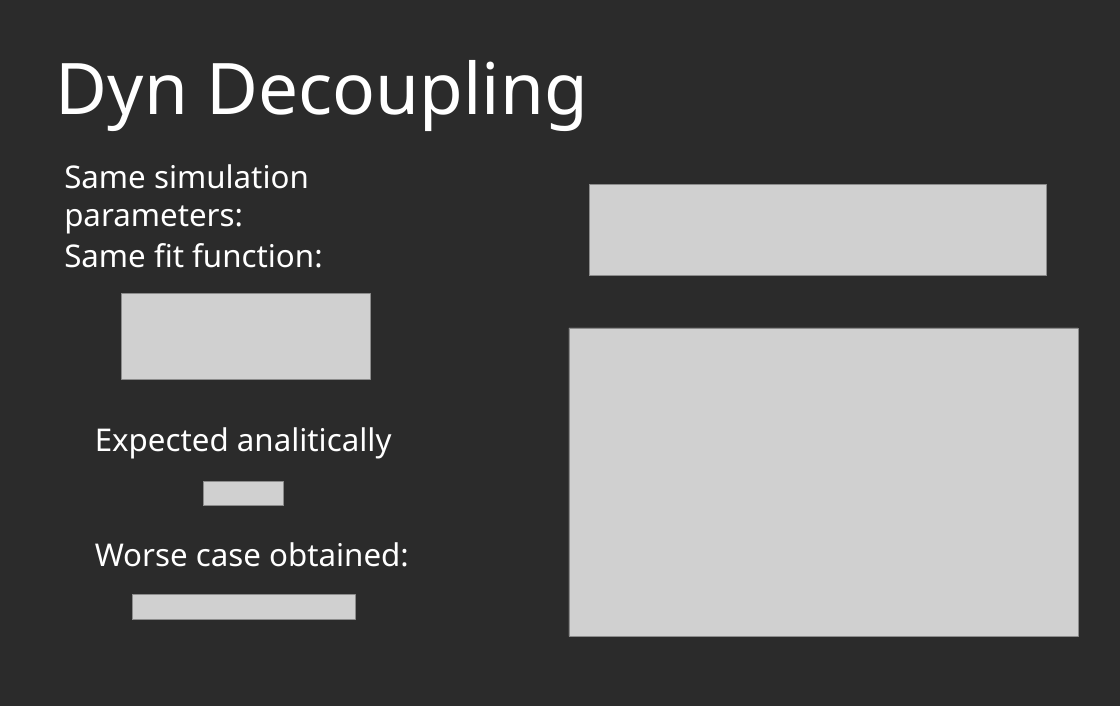
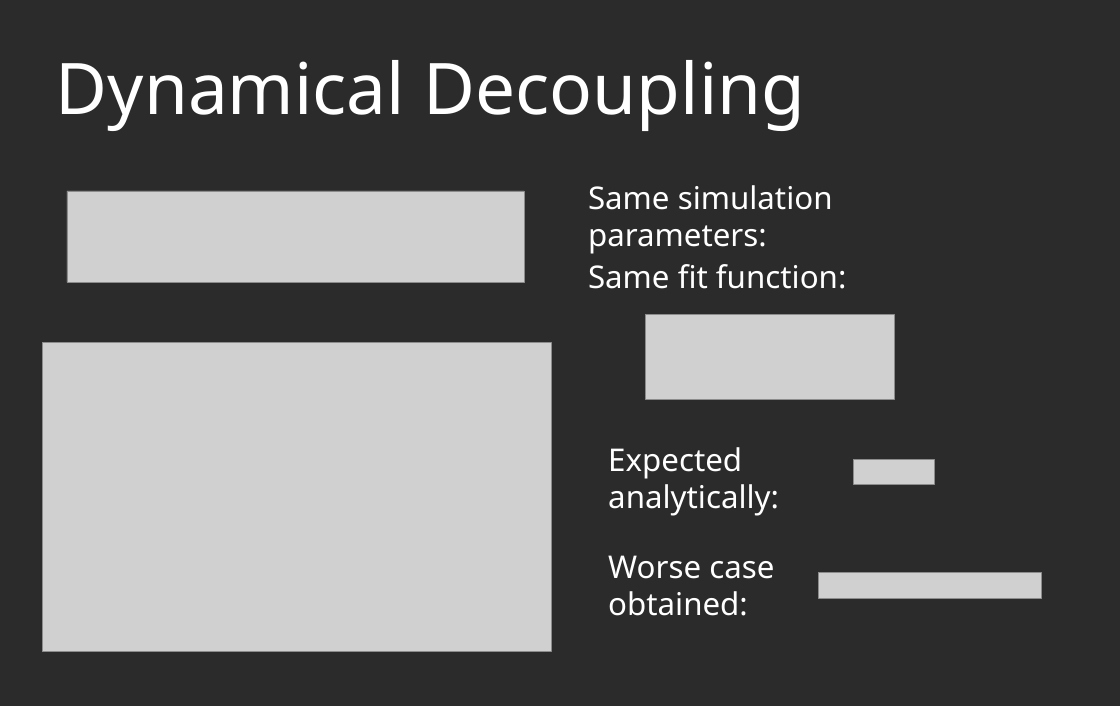
Before and after one commit to AGaliciaMartinez/Final-Project-Computational-Physics, a slide deck: slide 7 of presentation/NV_Carbons_presentation.odp. Drawn at 1120x706 pixels with LibreOffice and Linux fonts; fonts in the diff are those of the drawing; grey boxes stand for pictures; background and template pictures are left out; a plain dark background stands for a picture behind light text. Boxes give left, top, right and bottom in pixels: in the first picture for what was removed or moved away, otherwise in the second. Text is boxed around its words. In the diff, an @@ line names an element or a change of style, - is before the commit and + after.

```diff
--- a/presentation/NV_Carbons_presentation.odp
+++ b/presentation/NV_Carbons_presentation.odp
@@ title at (x1=56, y1=60, x2=805, y2=131): text changed @@
-Dyn Decoupling
+Dynamical Decoupling
@@ text "Same simulation parameters:" moved from (x1=64, y1=164, x2=309, y2=234) to (x1=588, y1=185, x2=833, y2=254) @@
@@ picture resized from (x1=122, y1=294, x2=370, y2=379) to (x1=67, y1=191, x2=525, y2=283) @@
@@ text "Same fit function:" moved from (x1=64, y1=243, x2=322, y2=268) to (x1=588, y1=264, x2=846, y2=289) @@
@@ picture resized from (x1=589, y1=184, x2=1047, y2=276) to (x1=645, y1=314, x2=894, y2=400) @@
@@ picture resized from (x1=203, y1=481, x2=283, y2=505) to (x1=42, y1=343, x2=551, y2=651) @@
@@ text removed at (x1=95, y1=427, x2=392, y2=459) @@
-Expected analitically
@@ text added at (x1=608, y1=447, x2=779, y2=516), 26.4 pt, text #FFFFFF @@
+Expected analytically:
@@ picture resized from (x1=569, y1=328, x2=1078, y2=636) to (x1=854, y1=460, x2=934, y2=484) @@
@@ text at (x1=608, y1=555, x2=774, y2=616): text changed @@
-Worse case obtained:
+Worse case
+obtained:
@@ picture moved from (x1=132, y1=594, x2=355, y2=620) to (x1=819, y1=573, x2=1041, y2=598) @@
```
Also in this commit, not shown: 6 other slides changed, 1 slide added, 1 slide removed.
